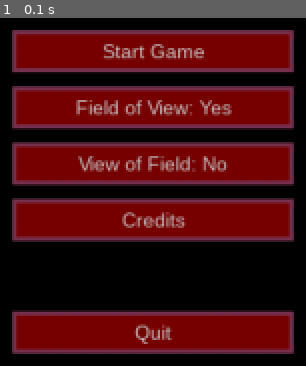
Above: before the commit, frame 1.
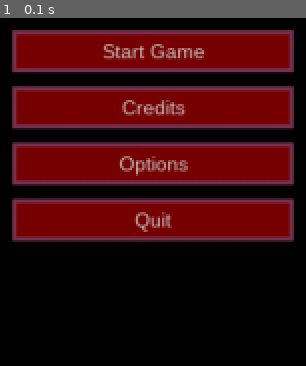
Above: after the commit, the same moment.

Repository: DiscoBizzle/Ghost-Simulator
Game: pygame game, started from ghost-simulator.py
Two runs of this game, one before a commit and one after it. Both use one fixed random seed, a clock stepped at 60 frames per second and the inputs below. The source is Python 2; it was converted automatically to run under Python 3.
Inputs:
- Up to frame 1 (0.1 s): no input

The runs differ from the first frame. In frame 1, 15% of the frame differs, in the area x 3-97%, y 23-97%.

Commit message:
Fixing skill colours

Diff:
--- a/gslib/constants.py
+++ b/gslib/constants.py
@@ -6,6 +6,7 @@
 GAME_OVER = 4
 SKILLS_SCREEN = 5
 CREDITS = 6
+OPTIONS_MENU = 7
 
 GAME_WIDTH = 1280
 GAME_HEIGHT = 720
--- a/gslib/game.py
+++ b/gslib/game.py
@@ -36,6 +36,7 @@
         self.music_list = sound.get_music_list()
         self.sound_dict = sound.load_all_sounds()
         self.credits = credits.Credits(self)
+        self.options_menu = menus.OptionsMenu(self)
 
 
         self.clock = pygame.time.Clock()
@@ -194,6 +195,9 @@
         elif self.GameState == SKILLS_SCREEN:
             self.SkillMenu.display()
 
+        elif self.GameState == OPTIONS_MENU:
+            self.options_menu.display()
+
         if self.options['VOF'] and self.GameState != CUTSCENE:
             self.surface.blit(self.field, (0, 0))
         pygame.display.update()
@@ -218,7 +222,8 @@
             self.check_object_click(event)
         elif self.GameState == SKILLS_SCREEN:
             self.SkillMenu.mouse_event(event)
-
+        elif self.GameState == OPTIONS_MENU:
+            self.options_menu.mouse_event(event)
 
     def check_object_click(self, event):
         if event.pos[0] > LEVEL_WIDTH or event.pos[1] > LEVEL_HEIGHT: # make track camera
--- a/gslib/menus.py
+++ b/gslib/menus.py
@@ -3,69 +3,82 @@
 from gslib import button
 from gslib.constants import *
 
-
-class MainMenu(object):
-    def __init__(self, GameClass):
-        self.GameClass = GameClass
+class Menu(object):
+    def __init__(self, game_class):
+        self.game_class = game_class
         self.buttons = {}
-        self.buttons['main_game'] = button.Button(self, self.goto_main_game, pos=(60, 40), size=(200, 30), visible=True,
-                                                  text='Start Game', border_colour=(120, 50, 80), border_width=3,
-                                                  colour=(120, 0, 0))
-        self.buttons['FOV'] = button.Button(self, self.FOV_toggle, pos=(60, 80), size=(200, 30), visible=True,
-                                            text='Field of View: Yes', border_colour=(120, 50, 80), border_width=3,
-                                            colour=(120, 0, 0))
-        self.buttons['VOF'] = button.Button(self, self.VOF_toggle, pos=(60, 120), size=(200, 30), visible=True,
-                                            text='View of Field: No', border_colour=(120, 50, 80), border_width=3,
-                                            colour=(120, 0, 0))
-        self.buttons['credits'] = button.Button(self, self.credits, pos=(60, 160), size=(200, 30), visible=True, text='Credits',
-                                             border_colour=(120, 50, 80), border_width=3,
-                                             colour=(120, 0, 0))
-        self.buttons['quit'] = button.Button(self, self.quit, pos=(60, 240), size=(200, 30), visible=True, text='Quit',
-                                             border_colour=(120, 50, 80), border_width=3,
-                                             colour=(120, 0, 0))
 
     def display(self):
-        # self.GameClass.surface.fill((0, 0, 0))
         for button in self.buttons.itervalues():
-            self.GameClass.surface.blit(button.surface, button.pos)  # self.buttons[button]
-
-            # pygame.display.update()
+            self.game_class.surface.blit(button.surface, button.pos)
 
     def mouse_event(self, event):
         for button in self.buttons.itervalues():
             button.check_clicked(event.pos)
 
-    def goto_main_game(self):
-        self.GameClass.GameState = MAIN_GAME
+    def arrange_buttons(self):
+        for button in self.buttons.itervalues():
+            button.pos = (60, 40 + button.order*40)
+
+
+
+class MainMenu(Menu):
+    def __init__(self, game_class):
+        Menu.__init__(self, game_class)
+        self.buttons['main_game'] = button.Button(self, self.go_to_main_game, order = 0, size=(200, 30), visible=True,
+                                                  text='Start Game', border_colour=(120, 50, 80), border_width=3,
+                                                  colour=(120, 0, 0))
+        self.buttons['credits'] = button.Button(self, self.credits, order = 1, size=(200, 30), visible=True, text='Credits',
+                                             border_colour=(120, 50, 80), border_width=3,
+                                             colour=(120, 0, 0))
+        self.buttons['quit'] = button.Button(self, self.quit, order = 3, size=(200, 30), visible=True, text='Quit',
+                                             border_colour=(120, 50, 80), border_width=3,
+                                             colour=(120, 0, 0))
+        self.buttons['options'] = button.Button(self, self.go_to_options, order = 2, size=(200, 30), visible=True, text='Options',
+                                             border_colour=(120, 50, 80), border_width=3,
+                                             colour=(120, 0, 0))
+
+        Menu.arrange_buttons(self)
+
+    def go_to_main_game(self):
+        self.game_class.GameState = MAIN_GAME
+
+    def go_to_options(self):
+        self.game_class.GameState = OPTIONS_MENU
+
+    def quit(self):
+        self.game_class.gameRunning = False
+
+    def credits(self):
+        self.game_class.GameState = CREDITS
+
+
+class OptionsMenu(Menu):
+    def __init__(self, game_class):
+        Menu.__init__(self, game_class)
+        self.buttons['FOV'] = button.Button(self, self.FOV_toggle, order = 0, size=(200, 30), visible=True,
+                                            text='Field of View: Yes', border_colour=(120, 50, 80), border_width=3,
+                                            colour=(120, 0, 0))
+        self.buttons['VOF'] = button.Button(self, self.VOF_toggle, order = 1, size=(200, 30), visible=True,
+                                            text='View of Field: No', border_colour=(120, 50, 80), border_width=3,
+                                            colour=(120, 0, 0))
+        Menu.arrange_buttons(self)
 
     def FOV_toggle(self):
-        if self.GameClass.options['FOV']:
-            self.GameClass.options['FOV'] = False
+        if self.game_class.options['FOV']:
+            self.game_class.options['FOV'] = False
             self.buttons['FOV'].text = 'Field of View: No'
         else:
-            self.GameClass.options['FOV'] = True
+            self.game_class.options['FOV'] = True
             self.buttons['FOV'].text = 'Field of View: Yes'
 
     def VOF_toggle(self):
-        if self.GameClass.options['VOF']:
-            self.GameClass.options['VOF'] = False
+        if self.game_class.options['VOF']:
+            self.game_class.options['VOF'] = False
             self.buttons['VOF'].text = 'View of Field: No'
         else:
-            self.GameClass.options['VOF'] = True
+            self.game_class.options['VOF'] = True
             self.buttons['VOF'].text = 'View of Field: Yes'
-
-    def quit(self):
-        self.GameClass.gameRunning = False
-
-    def credits(self):
-        self.GameClass.GameState = CREDITS
-
-
-class OptionsMenu(object):
-    def __init__(self, GameClass):
-        self.GameClass = GameClass
-        self.buttons = {}
-
 
 class SkillsMenu(object):
     def __init__(self, GameClass):
@@ -92,7 +105,7 @@
 
     def display(self):
         for button in self.buttons.itervalues():
-            self.GameClass.surface.blit(button.surface, button.pos)
+            self.game_class.surface.blit(button.surface, button.pos)
 
     def mouse_event(self, event):
         for button in self.buttons.itervalues():
--- a/gslib/sound.py
+++ b/gslib/sound.py
@@ -12,7 +12,8 @@
     for f in os.listdir(SOUND_DIR):
         if f[-4:] in (".ogg", ".wav"):
             sound_dict[f[:-4]] = pygame.mixer.Sound(os.path.join(SOUND_DIR, f))
-
+    for sound in sound_dict.itervalues():
+        sound.set_volume(0.2)
     return sound_dict
 
 
